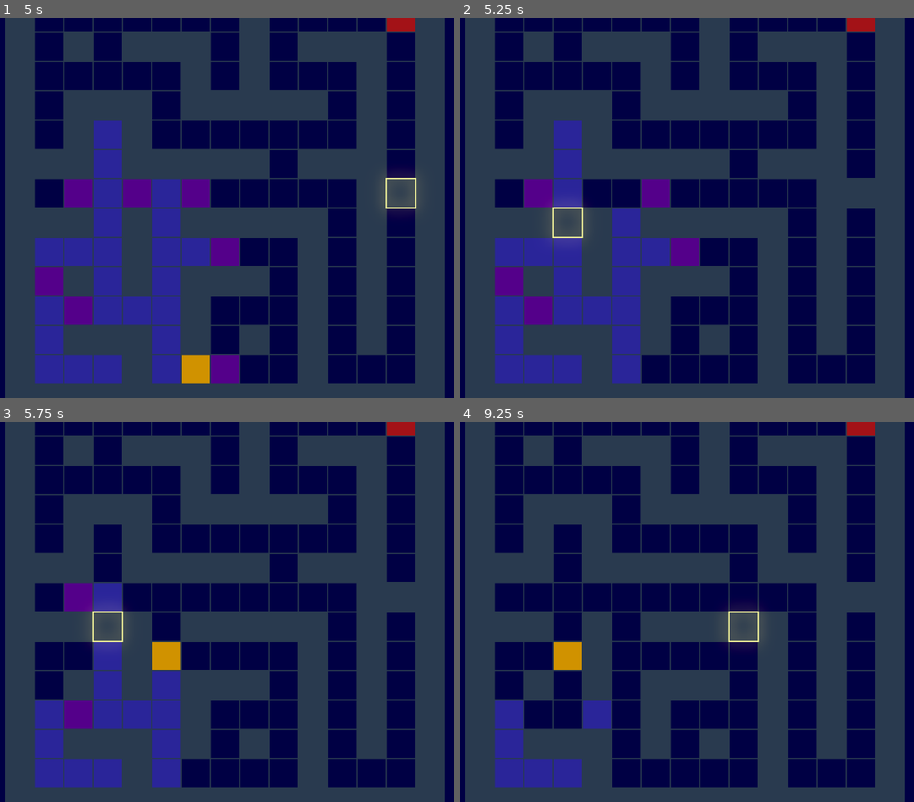
Above: before the commit, frames 1-4 (two rows, left to right).
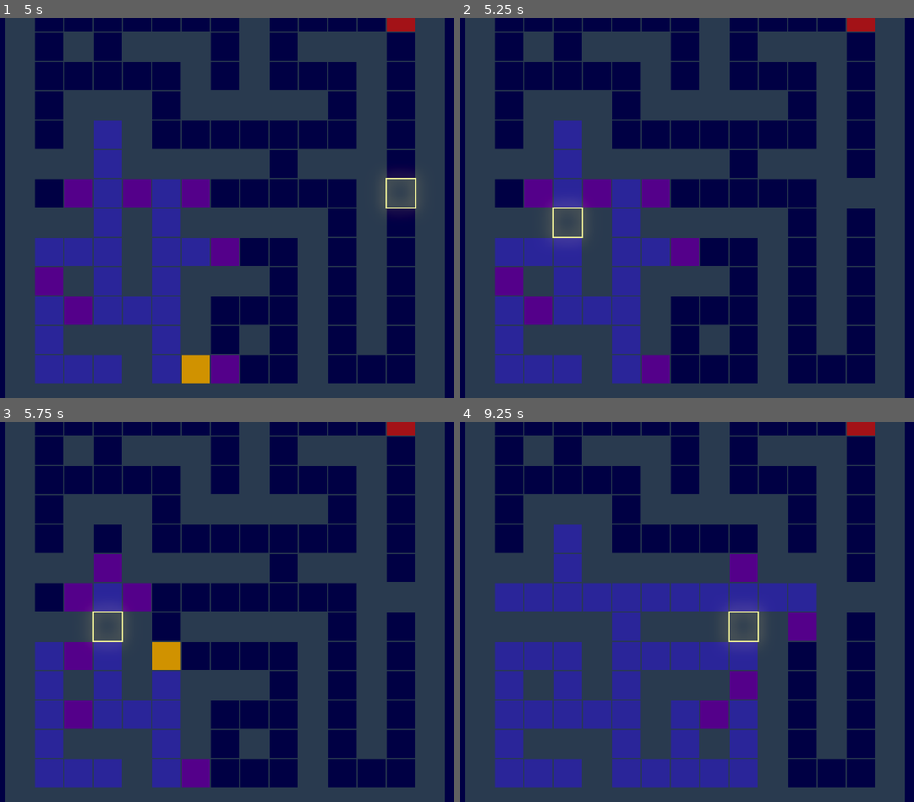
Above: after the commit, the same moments.

Repository: Foolminate/kintsugi-workbench
Game: Godot game, scene res://problems/advent-of-code/aoc-2024/16/day16.tscn
Same seed, same stepped clock (60 frames per second), same inputs: the game is played once before the commit and once after it. This scene is started directly instead of the project's main scene.
Inputs (mouse positions are in pixels of both pictures, inside the frame that each line leads up to):
- Up to frame 1 (5 s): move the mouse to (204, 284) at 0.52 s; click (204, 284) at 0.67 s; move the mouse to (440, 265) at 1.27 s; click (440, 265) at 1.42 s; move the mouse to (36, 151) at 2.02 s; click (36, 151) at 2.17 s; move the mouse to (272, 208) at 2.77 s; click (272, 208) at 2.92 s; move the mouse to (136, 113) at 3.52 s; click (136, 113) at 3.67 s; move the mouse to (390, 189) at 4.27 s; click (390, 189) at 4.42 s
- Up to frame 2 (5.25 s): move the mouse to (564, 227) at 5.02 s; click (564, 227) at 5.17 s
- Up to frame 3 (5.75 s): no input
- Up to frame 4 (9.25 s): move the mouse to (768, 528) at 5.77 s; click (768, 528) at 5.92 s; move the mouse to (664, 688) at 6.52 s; click (664, 688) at 6.67 s; move the mouse to (900, 669) at 7.27 s; click (900, 669) at 7.42 s; move the mouse to (496, 555) at 8.02 s; click (496, 555) at 8.17 s; move the mouse to (732, 612) at 8.77 s; click (732, 612) at 8.92 s

Frame 1 is identical in both runs. In frame 2, 1.4% of the frame differs, in the area x 27-47%, y 42-97%; in frame 3, 2.8%; in frame 4, 20%, in the area x 7-79%, y 26-97%.

Commit message:
chore: fixed visualization errors

Diff:
--- a/core/components/grid/grid_visualizer.gd
+++ b/core/components/grid/grid_visualizer.gd
@@ -132,7 +132,8 @@
 func _input(event):
 	if not grid: return
 
-	if event is InputEventMouseButton and event.pressed:
+	if not event is InputEventMouseButton or not event.pressed: return
+	if event.button_index == MOUSE_BUTTON_LEFT or event.button_index == MOUSE_BUTTON_RIGHT:
 		var map_pos: Vector2i = local_to_map(get_local_mouse_position())
 		if grid.is_in_bounds(map_pos):
 			cell_clicked.emit(map_pos, event.button_index)
--- a/core/engine/conductor.gd
+++ b/core/engine/conductor.gd
@@ -5,6 +5,8 @@
 signal stepped_backward(step: Step)
 signal timeline_updated(current_index: int, total_steps: int)
 signal playback_finished()
+signal divergence_resolution_started()
+signal divergence_resolution_finished()
 
 var _trace: Array[Step] = []
 var _head: int = -1
@@ -29,12 +31,15 @@
         if _head >= _trace.size() - 1:
             playback_finished.emit()
             return false
+
         _head += 1
         stepped_forward.emit(_trace[_head])
     else:
         if _head < 0: return false
+
         stepped_backward.emit(_trace[_head])
         _head -= 1
+
     timeline_updated.emit(_head, _trace.size())
 
     return true
@@ -68,13 +73,14 @@
             divergence_index = i
             break
 
-	# 2. If we are past the divergence, trigger visual rewind
+	# 2. If we are past the divergence, rewind to before the trace was invalidated
     if _head >= divergence_index:
         _pending_trace = new_trace
         _rewind_target_index = divergence_index - 1
         _is_resolving_divergence = true
         _saved_speed = _playback_speed
         _playback_speed = max(_playback_speed, 50.0) # Accelerated rewind
+        divergence_resolution_started.emit()
         play_backward()
     else:
         _trace = new_trace
@@ -85,6 +91,7 @@
     _playback_speed = _saved_speed
     _trace = _pending_trace
     timeline_updated.emit(_head, _trace.size())
+    divergence_resolution_finished.emit()
 
 func _process(delta: float) -> void:
     if not _is_playing: return
@@ -97,11 +104,8 @@
 
         if _is_resolving_divergence and _head <= _rewind_target_index:
             # Stop rewinding and switch to new trace
-            _is_playing = false
-            _is_resolving_divergence = false
-            _playback_speed = _saved_speed
-            _trace = _pending_trace
-            timeline_updated.emit(_head, _trace.size())
+            _stop_divergence_resolution()
+            play_forward()
             return
 
         if not step(_playback_direction):
--- a/core/engine/orchestrator.gd
+++ b/core/engine/orchestrator.gd
@@ -13,6 +13,7 @@
 
 var _solver: Solver
 var _grid_data: Grid
+var _is_resolving_divergence: bool = false
 
 func _ready() -> void:
 	assert(grid_visualizer, "No GridVisualizer provided.")
@@ -25,6 +26,8 @@
 
 	conductor.stepped_forward.connect(_on_conductor_stepped_forward)
 	conductor.stepped_backward.connect(_on_conductor_stepped_backward)
+	conductor.divergence_resolution_started.connect(func(): _is_resolving_divergence = true)
+	conductor.divergence_resolution_finished.connect(func(): _is_resolving_divergence = false)
 	grid_visualizer.cell_clicked.connect(_on_grid_input)
 
 	var initial_data = _solver.parse_input(puzzle_input.text)
@@ -48,7 +51,8 @@
 		return
 
 	# In a real app, this might be run in a thread to avoid freezing the UI
-	var new_trace = _solver.solve(_grid_data)
+	var grid_copy = _clone_grid(_grid_data)
+	var new_trace = _solver.solve(grid_copy)
 
 	if is_initial_load:
 		conductor.load_trace(new_trace)
@@ -57,8 +61,8 @@
 
 ## Handles user input to modify the grid state.
 func _on_grid_input(coords: Vector2i, button_index: int) -> void:
-	# Example logic: Left click = Wall, Right click = Empty
-	# In a real app, this mapping might be configurable via the Solver or a Tool
+	# Left click = Wall, Right click = Empty
+	# TODO: make this configurable
 	var new_state = Enums.CellState.WALL
 	if button_index == MOUSE_BUTTON_RIGHT:
 		new_state = Enums.CellState.EMPTY
@@ -72,6 +76,13 @@
 
 	# 3. Trigger a background re-solve (Hot-Swap)
 	_trigger_solve(false)
+
+func _clone_grid(source: Grid) -> Grid:
+	var new_grid = Grid.new(source.width, source.height)
+	new_grid.start = source.start
+	new_grid.end = source.end
+	new_grid.cells = source.cells.duplicate()
+	return new_grid
 
 # --- Playback Handlers ---
 
@@ -88,6 +99,11 @@
 
 	match step.type:
 		Enums.StepType.GRID_UPDATE:
+			# If the user has placed a wall, prevent the trace (undo or redo) from overwriting it.
+			if _is_resolving_divergence:
+				if _grid_data.cells.get(step.target, Enums.CellState.EMPTY) == Enums.CellState.WALL and value != Enums.CellState.WALL:
+					return
+
 			print("Set cell at ", step.target, " to state ", Enums.CellState.keys()[value])
 			grid_visualizer.set_cell_state(step.target, value)
 		# Add other step types here (CAMERA_MOVE, etc.)
--- a/problems/advent-of-code/aoc-2024/16/day16_solver.gd
+++ b/problems/advent-of-code/aoc-2024/16/day16_solver.gd
@@ -60,7 +60,10 @@
 		visited[state_key] = current.cost
 
 		# Trace: Current
-		trace.append(create_step(Enums.StepType.GRID_UPDATE, current.pos, Enums.CellState.ACTIVE, grid.cells.get(current.pos, Enums.CellState.EMPTY)))
+		var current_state = grid.cells.get(current.pos, Enums.CellState.EMPTY)
+		trace.append(create_step(Enums.StepType.GRID_UPDATE, current.pos, Enums.CellState.ACTIVE, current_state))
+		if current_state != Enums.CellState.START and current_state != Enums.CellState.END:
+			grid.cells[current.pos] = Enums.CellState.ACTIVE
 
 		if current.pos == grid.end:
 			final_node = current
@@ -80,12 +83,17 @@
 
 		# Trace: Visited
 		trace.append(create_step(Enums.StepType.GRID_UPDATE, current.pos, Enums.CellState.VISITED, Enums.CellState.ACTIVE))
+		if current_state != Enums.CellState.START:
+			grid.cells[current.pos] = Enums.CellState.VISITED
 
 	# Reconstruct Path
 	if final_node:
 		var ptr = final_node
 		while ptr:
-			trace.append(create_step(Enums.StepType.GRID_UPDATE, ptr.pos, Enums.CellState.ACTIVE, grid.cells.get(ptr.pos, Enums.CellState.EMPTY)))
+			# Now we can trust the grid to hold the correct state (VISITED, QUEUED, etc.)
+			var undo_state = grid.cells.get(ptr.pos, Enums.CellState.EMPTY)
+
+			trace.append(create_step(Enums.StepType.GRID_UPDATE, ptr.pos, Enums.CellState.ACTIVE, undo_state))
 			ptr = ptr.parent
 
 	return trace
@@ -101,7 +109,10 @@
 		return
 
 	pq.push(node.cost, node)
-	trace.append(create_step(Enums.StepType.GRID_UPDATE, node.pos, Enums.CellState.QUEUED, grid_data.get(node.pos, Enums.CellState.EMPTY)))
+	var current_state = grid_data.get(node.pos, Enums.CellState.EMPTY)
+	trace.append(create_step(Enums.StepType.GRID_UPDATE, node.pos, Enums.CellState.QUEUED, current_state))
+	if current_state != Enums.CellState.START:
+		grid_data[node.pos] = Enums.CellState.QUEUED
 
 func _calculate_turn_cost(current_dir: Vector2i, new_dir: Vector2i) -> int:
 	if current_dir == new_dir:
--- a/problems/advent-of-code/aoc-2024/16/priority_queue.gd
+++ b/problems/advent-of-code/aoc-2024/16/priority_queue.gd
@@ -29,7 +29,7 @@
 func _sift_up(index: int) -> void:
 	while index > 0:
 		@warning_ignore("integer_division")
-		var parent_index = (index - 1) / 2 # Integer division
+		var parent_index = (index - 1) / 2
 		if _heap[index][0] < _heap[parent_index][0]:
 			_swap(index, parent_index)
 			index = parent_index
Not shown, changed: GEMINI.md
